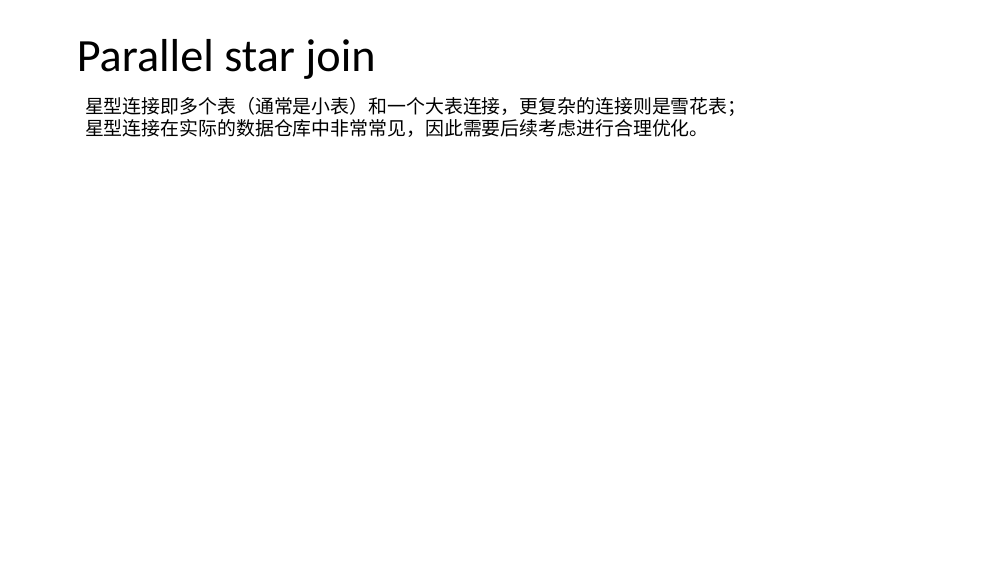
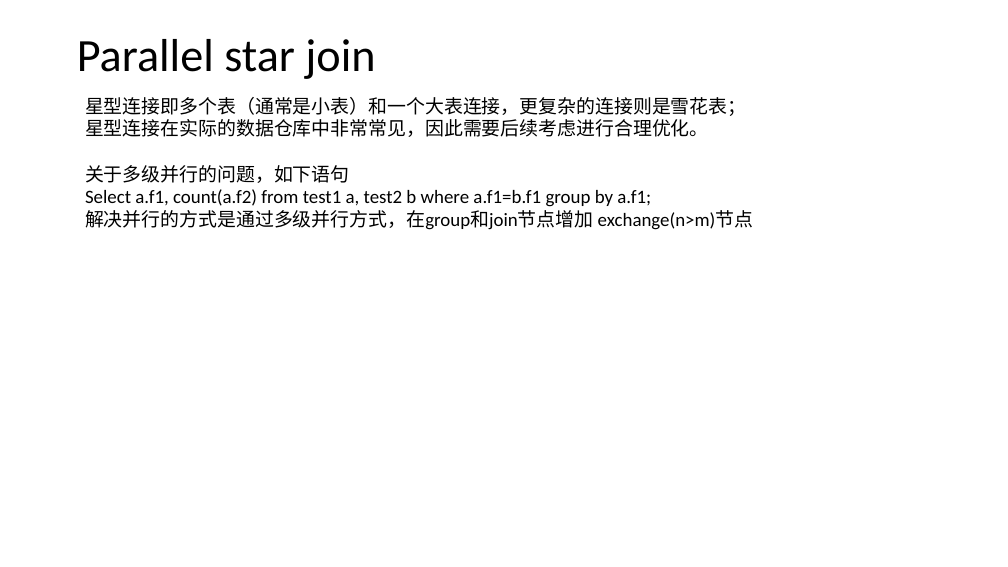
Before and after one commit to scott-zgeng/thor, a slide deck: slide 12 of doc/thor architecture.pptx. Drawn at 1008x567 pixels with LibreOffice and Linux fonts; fonts in the diff are those of the drawing. Boxes give left, top, right and bottom in pixels: in the first picture for what was removed or moved away, otherwise in the second. Text is boxed around its words. In the diff, an @@ line names an element or a change of style, - is before the commit and + after.

```diff
--- a/doc/thor architecture.pptx
+++ b/doc/thor architecture.pptx
@@ text at box(85, 165, 754, 230): paragraphs added @@
+关于多级并行的问题，如下语句
+Select a.f1, count(a.f2) from test1 a, test2 b where a.f1=b.f1 group by a.f1;
+解决并行的方式是通过多级并行方式，在group和join节点增加 exchange(n>m)节点
```
Also in this commit, not shown: 1 slide added, 14 other files.
